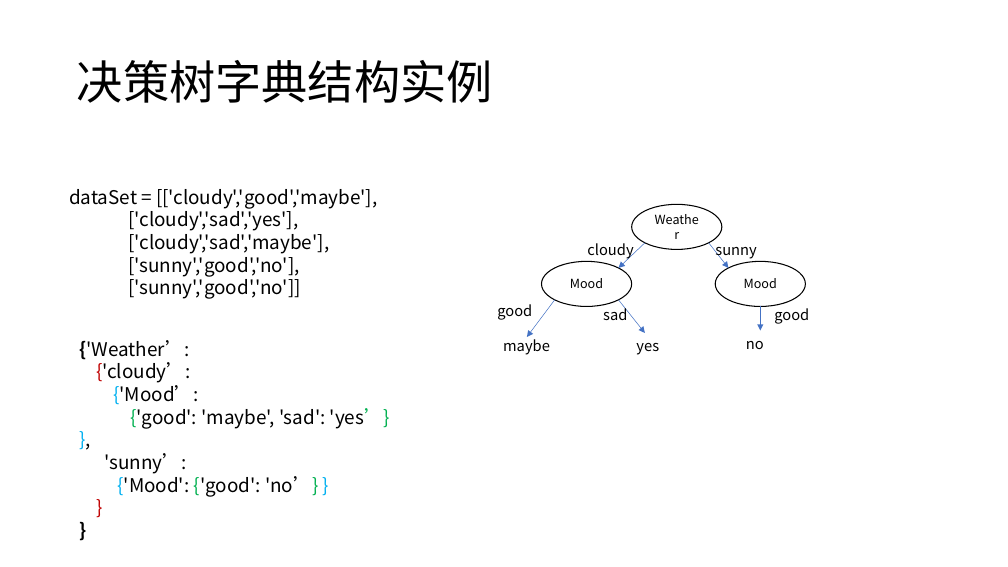
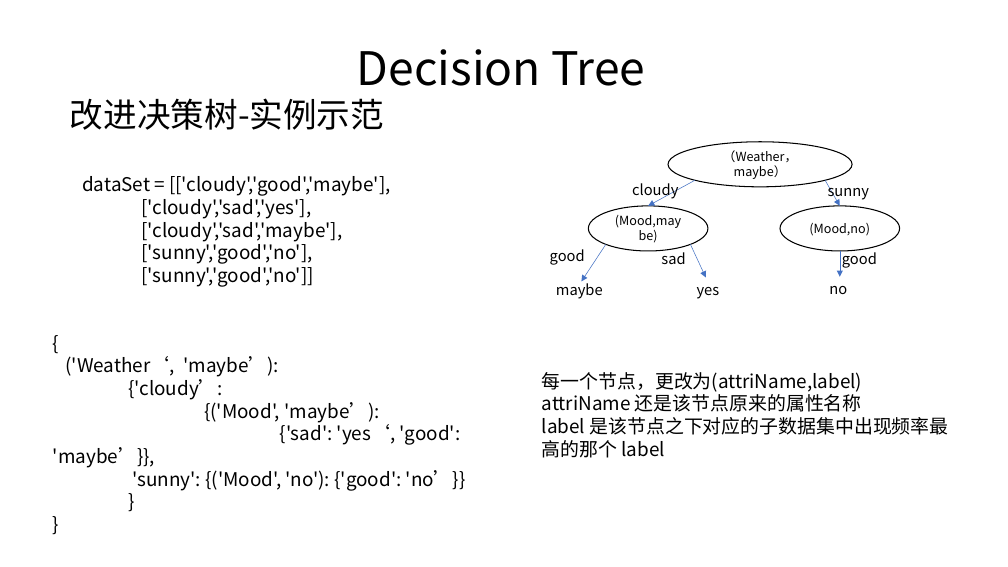
Before and after one commit to JackLuSun/InfoTheory, a slide deck: slide 6 of GroupHomework/Record.pptx. Drawn at 1008x567 pixels with LibreOffice and Linux fonts; fonts in the diff are those of the drawing. Boxes give left, top, right and bottom in pixels: in the first picture for what was removed or moved away, otherwise in the second. Text is boxed around its words. In the diff, an @@ line names an element or a change of style, - is before the commit and + after.

Commit message:
decision tree done!

```diff
--- a/GroupHomework/Record.pptx
+++ b/GroupHomework/Record.pptx
@@ title added at (357, 49, 645, 86), 44 pt, text #000000 @@
+Decision Tree
@@ title removed at (77, 60, 493, 103) @@
-决策树字典结构实例
@@ text added at (70, 98, 384, 130), 32 pt, text #000000 @@
+改进决策树-实例示范
@@ ellipse "（Weather，maybe）": place and size @@
-ellipse "（Weather，maybe）" at (632, 204, 722, 250)
+ellipse "（Weather，maybe）" at (668, 142, 852, 188)
@@ text "dataSet = [['cloudy','good','maybe'],": place and size @@
-text "dataSet = [['cloudy','good','maybe']," at (69, 189, 377, 299)
+text "dataSet = [['cloudy','good','maybe']," at (82, 176, 390, 287)
@@ text "cloudy": place and size @@
-text "cloudy" at (587, 243, 633, 260)
+text "cloudy" at (632, 183, 678, 199)
@@ text in ellipse at (723, 150, 797, 179): text changed @@
-Weather
+（Weather，maybe）
@@ text "sunny": place and size @@
-text "sunny" at (715, 247, 756, 260)
+text "sunny" at (828, 185, 869, 200)
@@ ellipse "(Mood,maybe)": place and size @@
-ellipse "(Mood,maybe)" at (541, 262, 631, 307)
+ellipse "(Mood,maybe)" at (588, 206, 708, 251)
@@ arrow added from (695, 180) to (648, 206), #4472C4 0.5 pt @@
@@ ellipse "(Mood,no)": place and size @@
-ellipse "(Mood,no)" at (715, 262, 805, 307)
+ellipse "(Mood,no)" at (780, 206, 900, 251)
@@ arrow added from (825, 180) to (840, 206), #4472C4 0.5 pt @@
@@ text in ellipse at (284, 215, 681, 423): text changed @@
-Mood
+(Mood,maybe)
@@ text in ellipse at (809, 223, 870, 236): text changed @@
-Mood
+(Mood,no)
@@ text "good": place and size @@
-text "good" at (497, 304, 532, 320)
+text "good" at (550, 249, 585, 265)
@@ arrow moved from (645, 243) - (619, 268) to (606, 244) - (582, 281) @@
@@ text "sad": place and size @@
-text "sad" at (603, 305, 627, 320)
+text "sad" at (661, 250, 685, 264)
@@ arrow moved from (709, 243) - (729, 268) to (690, 244) - (706, 278) @@
@@ text "good": place and size @@
-text "good" at (774, 305, 809, 324)
+text "good" at (842, 250, 877, 268)
@@ arrow moved from (761, 306) - (761, 330) to (840, 251) - (840, 277) @@
@@ text "maybe": place and size @@
-text "maybe" at (503, 336, 550, 355)
+text "maybe" at (556, 283, 603, 299)
@@ text "yes": place and size @@
-text "yes" at (636, 343, 659, 355)
+text "yes" at (697, 287, 720, 299)
@@ text "no": place and size @@
-text "no" at (746, 341, 764, 349)
+text "no" at (829, 286, 847, 294)
@@ text "{": place and size @@
-text "{" at (79, 340, 390, 497)
+text "{" at (53, 356, 466, 491)
@@ arrow removed from (555, 300) to (527, 337) @@
@@ arrow removed from (619, 300) to (645, 333) @@
@@ text at (66, 356, 279, 377): text changed @@
-{'Weather’:
+{
+('Weather‘, 'maybe’):
@@ text at (128, 376, 223, 400): text colour #C00000 to #000000 in "{'cloudy’:", "}"; bold off in "}" @@
@@ text added at (542, 372, 949, 458), 18 pt, text #000000 @@
+每一个节点，更改为(attriName,label)
+attriName 还是该节点原来的属性名称
+label 是该节点之下对应的子数据集中出现频率最高的那个 label
@@ text at (53, 402, 466, 491): text changed @@
-{'Mood’:
-{'good': 'maybe', 'sad': 'yes’} },
-'sunny’:
-{'Mood': {'good': 'no’} }
+{('Mood', 'maybe’):
+{'sad': 'yes‘, 'good': 'maybe’}},
+'sunny': {('Mood', 'no'): {'good': 'no’}}
```
Also in this commit, not shown: 4 other slides changed, 1 slide added, 1 slide removed, 2 other files.
